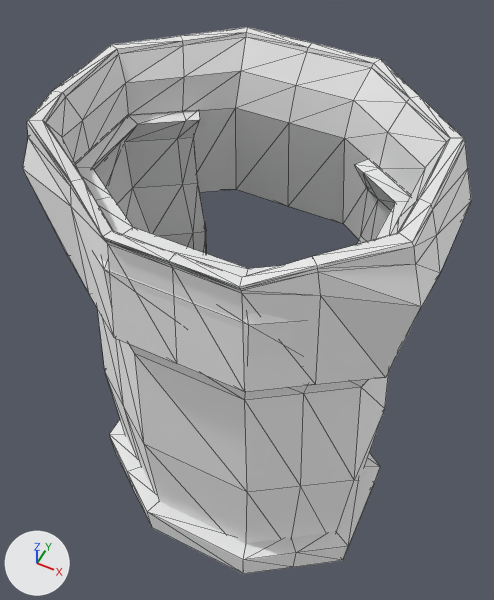
A saved change to the OBJ model Models/person_female_robe_royal.obj.
Rendered twice from a camera (50 mm lens) standing at (0.291, -0.562, 1.206) and looking at (-0.016, 0.052, 0.438). Lighting does not change. The marker at lower left points along +X, +Y and +Z. The first picture is the older version. Mesh edges are drawn as thin lines. Where no turn or scale is listed for an object, it has been applied to the vertices.

Names of what the first picture shows: 'person_female_robe_royal'.
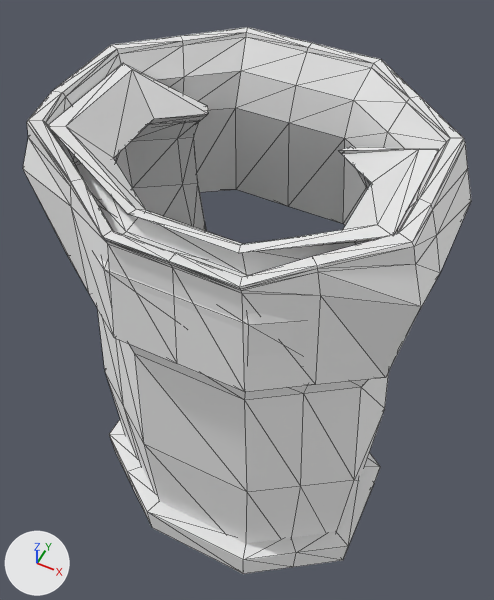
The change, as JSON lines over the scene's bpy script:
```json
{"block": "me_person_female_robe_royal", "where": "# used by ob_person_female_robe_royal; location = (0.0, 0.0, 0.0)"}
{"op": "remove", "block": "me_person_female_robe_royal", "code": "me_person_female_robe_royal.from_pydata(...)  # 352 vertices, 696 faces; spans x -0.249..0.249, y -0.179..0.204, z 0.02..0.78"}
{"op": "add", "block": "me_person_female_robe_royal", "code": "me_person_female_robe_royal.from_pydata(...)  # 416 vertices, 820 faces; spans x -0.249..0.249, y -0.179..0.204, z 0.02..0.78"}
{"block": "me_person_female_robe_royal", "change": "me_person_female_robe_royal part 1: a new loose piece of 64 vertices spanning x -0.217..0.217, y -0.137..0.119, z 0.68..0.765"}
```

What differs and where, as boxes [x1, y1, x2, y2] in the pictures (494 x 600 px):
```json
{"part": 1, "of": "me_person_female_robe_royal", "change": "added", "after": [48, 63, 438, 275]}
```
